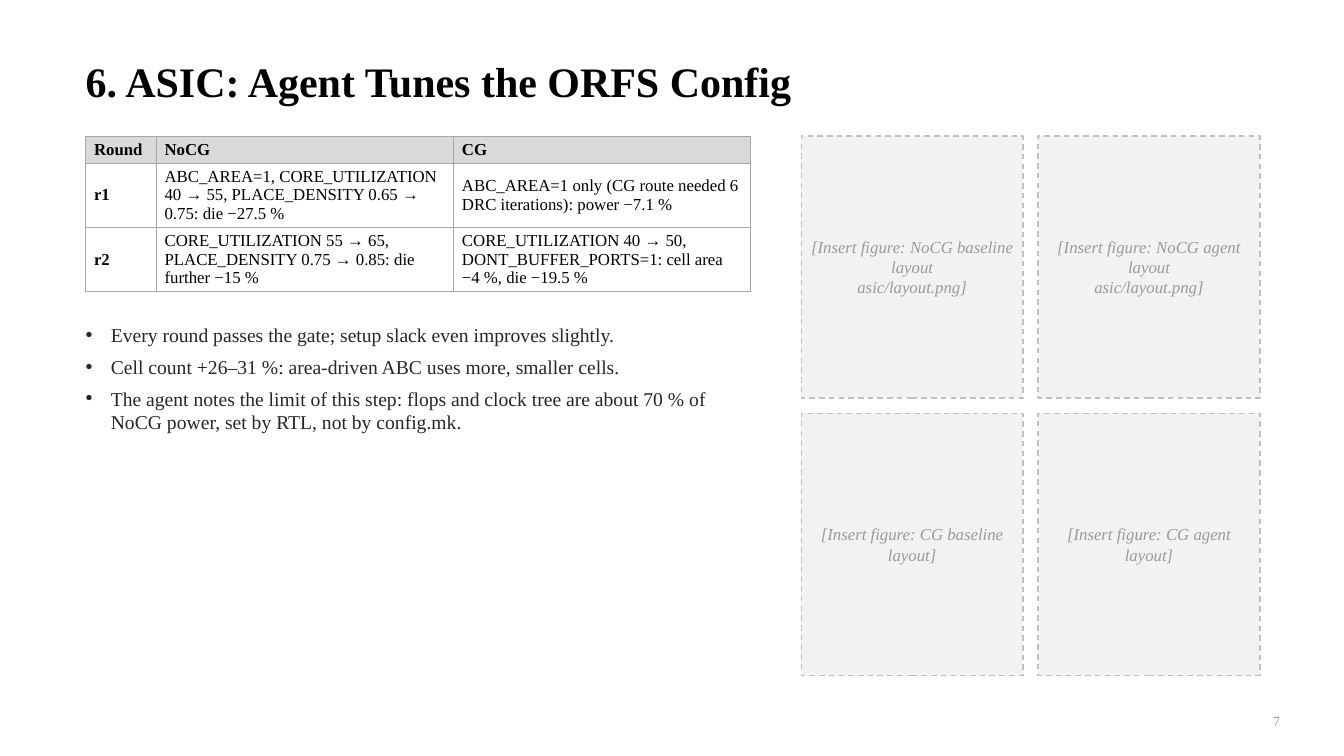
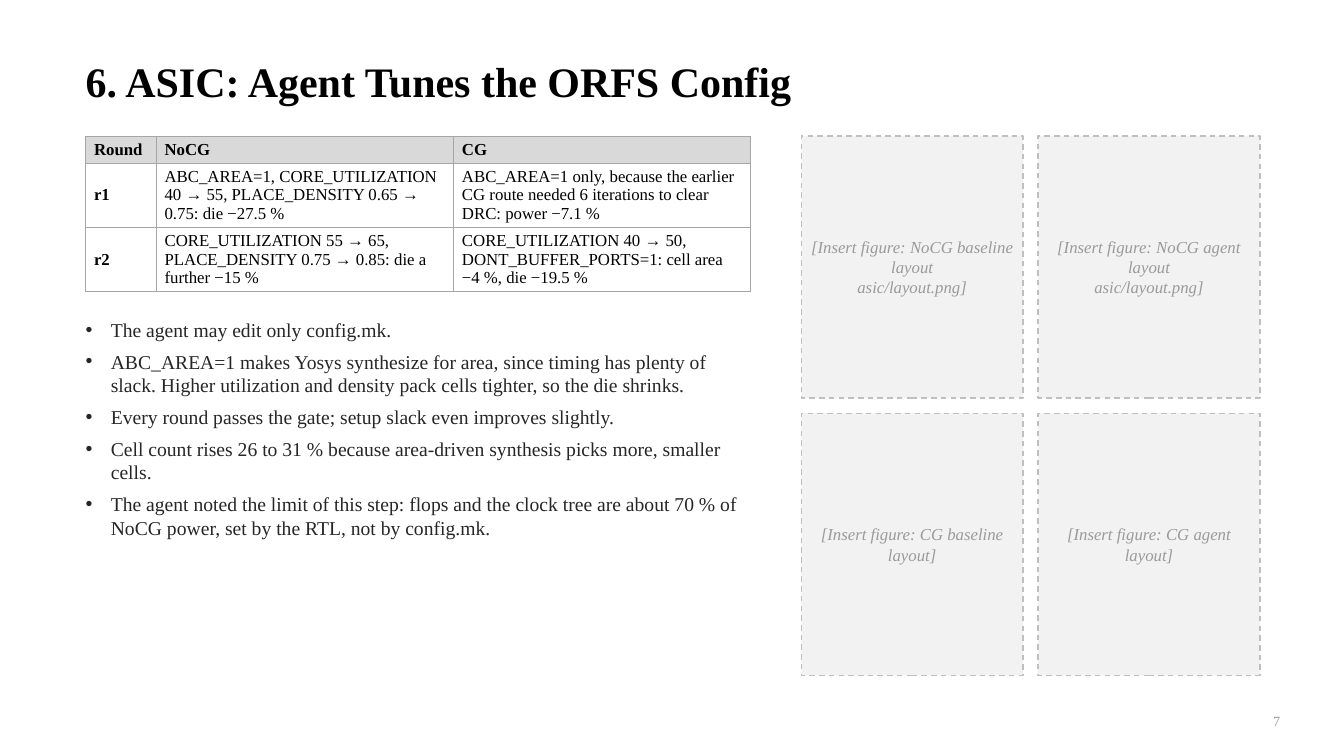
Before and after one commit to chipchip-tech/CHIA-workflow, a slide deck: slide 7 of projects/demo-alu/report/ProgressReport_22-11.pptx. Drawn at 1344x756 pixels with LibreOffice and Linux fonts; fonts in the diff are those of the drawing. Boxes give left, top, right and bottom in pixels: in the first picture for what was removed or moved away, otherwise in the second. Text is boxed around its words. In the diff, an @@ line names an element or a change of style, - is before the commit and + after.

```diff
--- a/projects/demo-alu/report/ProgressReport_22-11.pptx
+++ b/projects/demo-alu/report/ProgressReport_22-11.pptx
@@ table at (86, 136, 751, 287) @@
-row 2, column 3: ABC_AREA=1 only (CG route needed 6 DRC iterations): power −7.1 %
+row 2, column 3: ABC_AREA=1 only, because the earlier CG route needed 6 iterations to clear DRC: power −7.1 %
-row 3, column 2: CORE_UTILIZATION 55 → 65, PLACE_DENSITY 0.75 → 0.85: die further −15 %
+row 3, column 2: CORE_UTILIZATION 55 → 65, PLACE_DENSITY 0.75 → 0.85: die a further −15 %
@@ text at (111, 323, 706, 397): paragraphs added @@
+• The agent may edit only config.mk.
+• ABC_AREA=1 makes Yosys synthesize for area, since timing has plenty of slack. Higher utilization and density pack cells tighter, so the die shrinks.
@@ text at (111, 442, 736, 540): text changed @@
-• Cell count +26–31 %: area-driven ABC uses more, smaller cells.
-• The agent notes the limit of this step: flops and clock tree are about 70 % of NoCG power, set by RTL, not by config.mk.
+• Cell count rises 26 to 31 % because area-driven synthesis picks more, smaller cells.
+• The agent noted the limit of this step: flops and the clock tree are about 70 % of NoCG power, set by the RTL, not by config.mk.
```
Also in this commit, not shown: 6 other slides changed, 3 other files.
